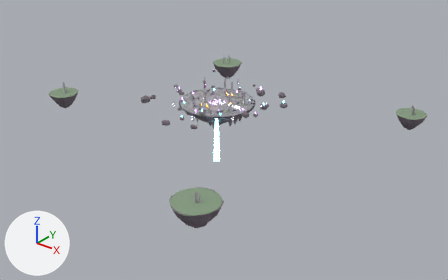
Before and after pictures for a commit that changed the Blender file blender/mage_pact.blend.
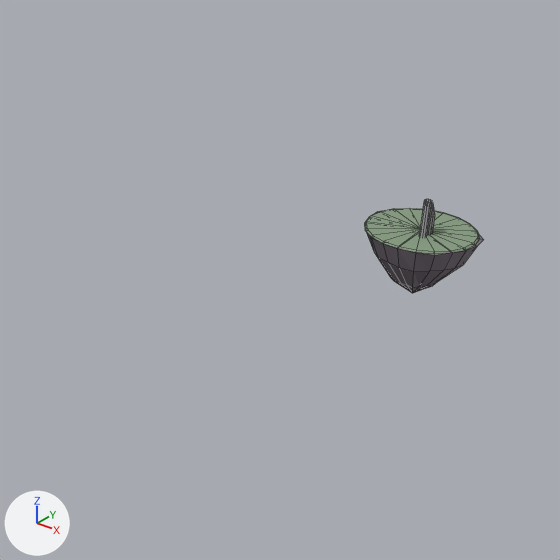
The first picture shows the older version from a 50 mm camera at (219.0, -267.0, 142.0) aimed at (9.0, -5.0, -20.0). The close-ups show the older and then the newer version on the part from 67% to 100% of the width and 19% to 72% of the height of that picture. Only the edits that show in the close-ups are written down. Lighting does not change. The marker at lower left points along +X, +Y and +Z. The close-ups show mesh edges as thin lines.

Names of what the first close-up shows: 'far_island_0'.
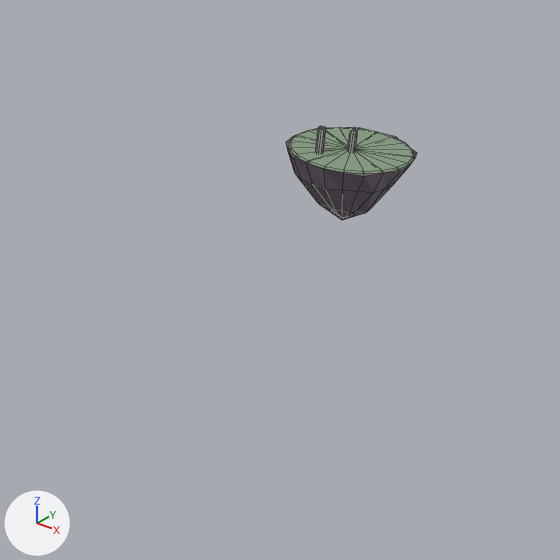
Where the change shows, as pixel boxes [x1, y1, x2, y2] in the close-ups (560 x 560 px; the box of a moved part takes in the faces that stretch with it):
'far_island_0', reshaped, moved (10% wider): before [364, 199, 483, 293]; after [286, 126, 417, 220]
part 1 of me_far_island_0, moved or reshaped: before [364, 208, 480, 254]; after [289, 127, 414, 174]
part 2 of me_far_island_0, moved or reshaped: before [366, 211, 483, 293]; after [286, 127, 417, 220]
part 3 of me_far_island_0, moved or reshaped: before [420, 201, 432, 237]; after [316, 128, 326, 153]
part 4 of me_far_island_0, moved or reshaped: before [430, 204, 435, 217]; after [350, 127, 358, 134]
part 5 of me_far_island_0, moved or reshaped: before [428, 216, 435, 233]; after [348, 133, 358, 152]

Patch to the scene script:
```diff
--- a/blender/mage_pact.blend.py
+++ b/blender/mage_pact.blend.py
@@ me_far_island_0 @@
 # used by ob_far_island_0; location = (94.6, 64.7, -3.9)
-me_far_island_0.from_pydata(...)  # 148 vertices, 200 faces; spans x -8.8..9.2, y -9.1..9.0, z -10.8..6.1
+me_far_island_0.from_pydata(...)  # 148 vertices, 200 faces; spans x -9.6..9.6, y -9.7..9.6, z -11.7..4.2
+# me_far_island_0 part 1: the loose piece of 42 vertices spanning x -8.8..8.8, y -8.8..8.8, z 0.0..0.3 is scaled about its middle by (1.09, 1.09, 1)
+# me_far_island_0 part 2: 60 of 148 vertices moved; they spanned x -8.8..9.2, y -9.1..9.0, z -10.8..0.2 and now span x -9.6..9.6, y -9.7..9.6, z -11.7..0.2; mean shift (-0.1, 0.0, -0.3); largest move (-2.6, 8.1, 0.2) -> (-3.1, 9.6, 0.2)
+# me_far_island_0 part 3: all 10 vertices in x 0.5..1.7, y -2.6..-1.4, z 6.1 are moved by (-4.5, -2.2, -1.9)
+# me_far_island_0 part 4: the 1 vertex in x 1.3, y -0.2, z 5.3 is moved by (-1.0, -0.4, -1.1)
+# me_far_island_0 part 5: all 10 vertices in x 0.7..1.9, y -0.7..0.4, z 3.1 are moved by (-1.0, -0.4, 0.1)
+# other edits to the shape of me_far_island_0 do not show in these pictures
 me_far_island_0.materials.append(mat_rock)
@@ ob_far_island_0 @@
 ob_far_island_0 = bpy.data.objects.new('far_island_0', me_far_island_0)
-ob_far_island_0.location = (94.6, 64.7, -3.9)
+ob_far_island_0.location = (84.4, 57.7, 9.3)
```
